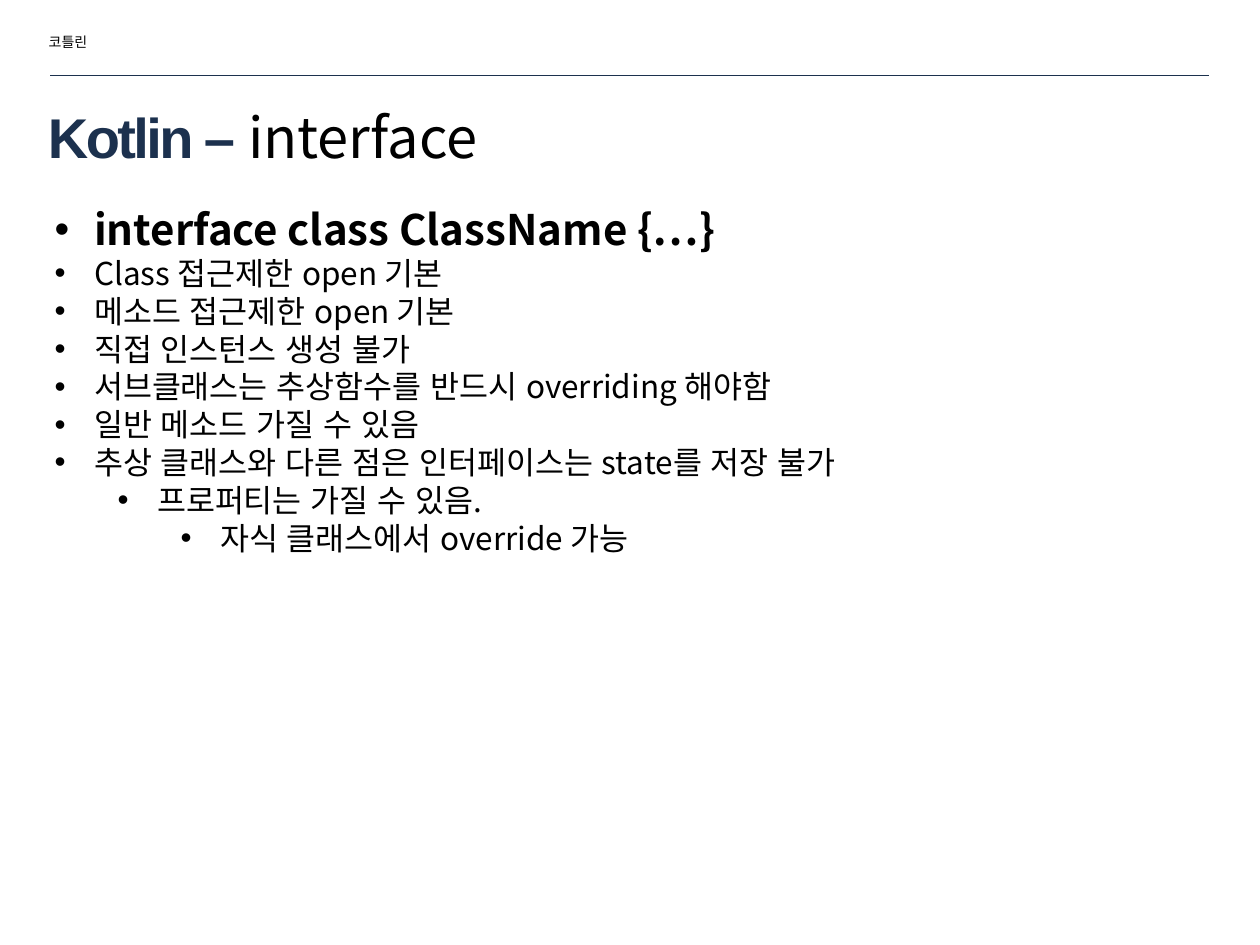
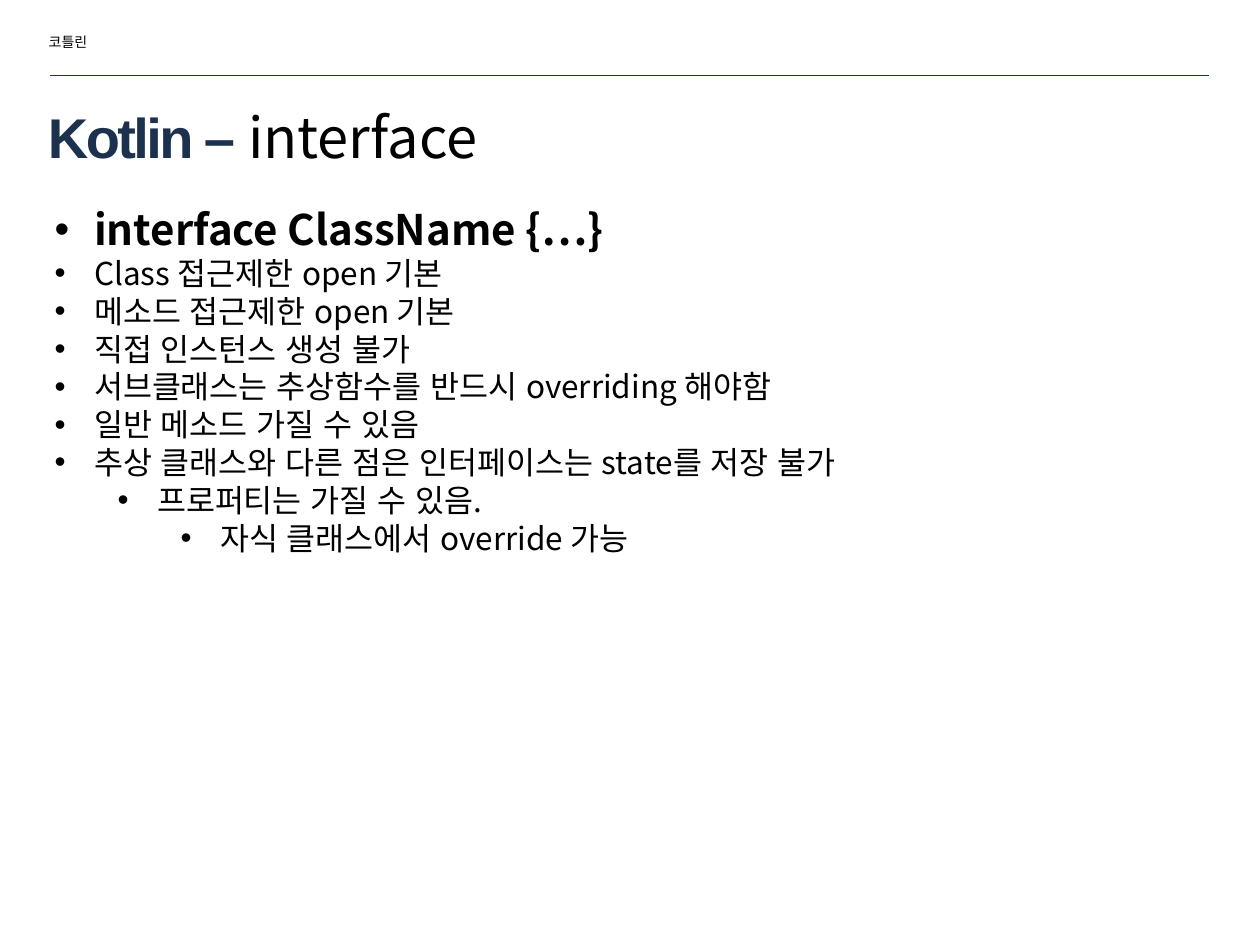
Before and after one commit to zoops/2018-kotlin-lecture, a slide deck: slide 14 of doc/2018-inu-kotlin-02.pptx. Drawn at 1260x945 pixels with LibreOffice and Linux fonts; fonts in the diff are those of the drawing. Boxes give left, top, right and bottom in pixels: in the first picture for what was removed or moved away, otherwise in the second. Text is boxed around its words. In the diff, an @@ line names an element or a change of style, - is before the commit and + after.

```diff
--- a/doc/2018-inu-kotlin-02.pptx
+++ b/doc/2018-inu-kotlin-02.pptx
@@ text at bbox=[94, 211, 516, 246]: text changed @@
-• interface class ClassName {…}
+• interface ClassName {…}
```
Also in this commit, not shown: 5 other files.
